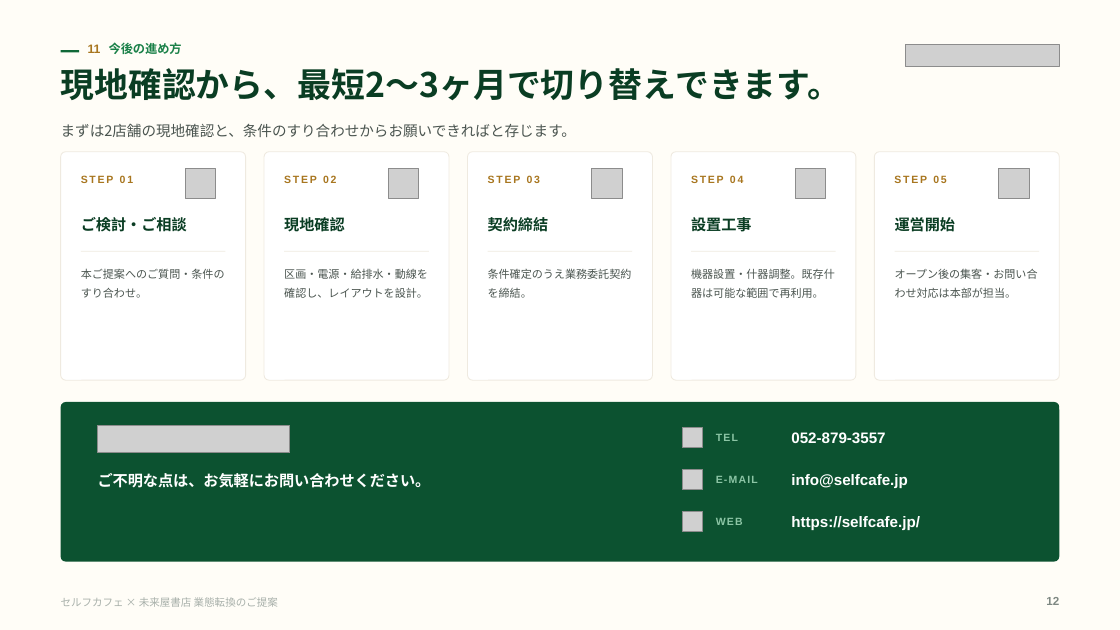
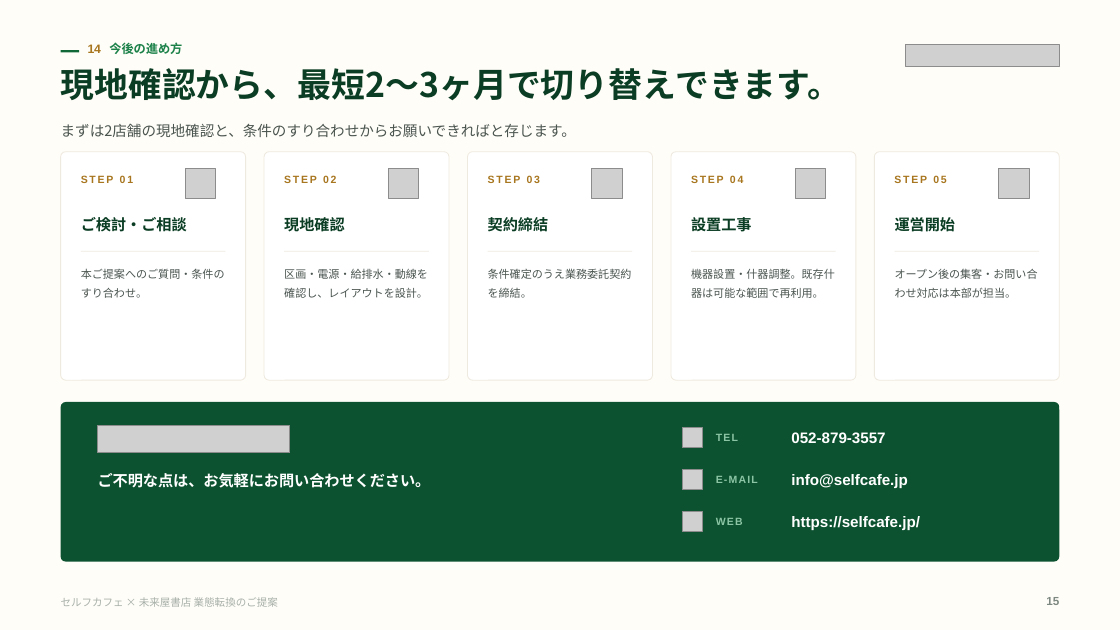
Before and after one commit to a5408071-cmd/suzuki-ceo, a slide deck: slide 15 of selfcafe-miraiya-deck/selfcafe-miraiya-deck.pptx (slide 12 before the commit). Drawn at 1120x630 pixels with LibreOffice and Linux fonts; fonts in the diff are those of the drawing; grey boxes stand for pictures. Boxes give left, top, right and bottom in pixels: in the first picture for what was removed or moved away, otherwise in the second. Text is boxed around its words. In the diff, an @@ line names an element or a change of style, - is before the commit and + after.

```diff
--- a/selfcafe-miraiya-deck/selfcafe-miraiya-deck.pptx
+++ b/selfcafe-miraiya-deck/selfcafe-miraiya-deck.pptx
@@ text at (x1=88, y1=42, x2=182, y2=54): text changed @@
-11 今後の進め方
+14 今後の進め方
@@ text at (x1=1046, y1=597, x2=1059, y2=605): text changed @@
-12
+15
```
Also in this commit, not shown: 3 other slides changed, 3 slides added, 3 other files.
